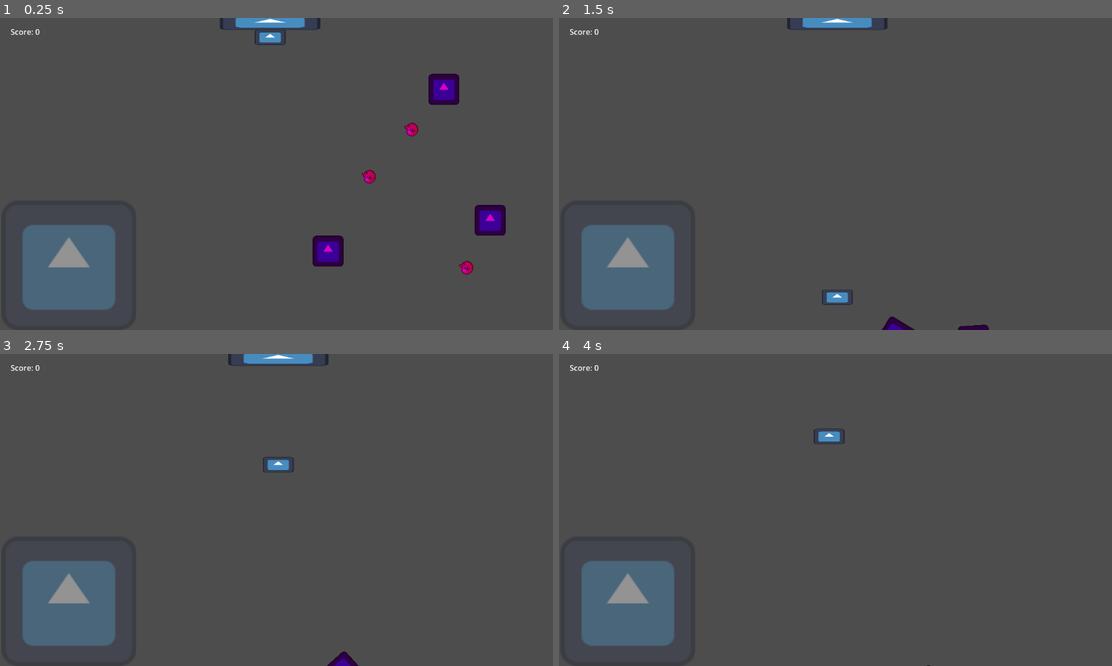
Above: before the commit, frames 1-4 (two rows, left to right).
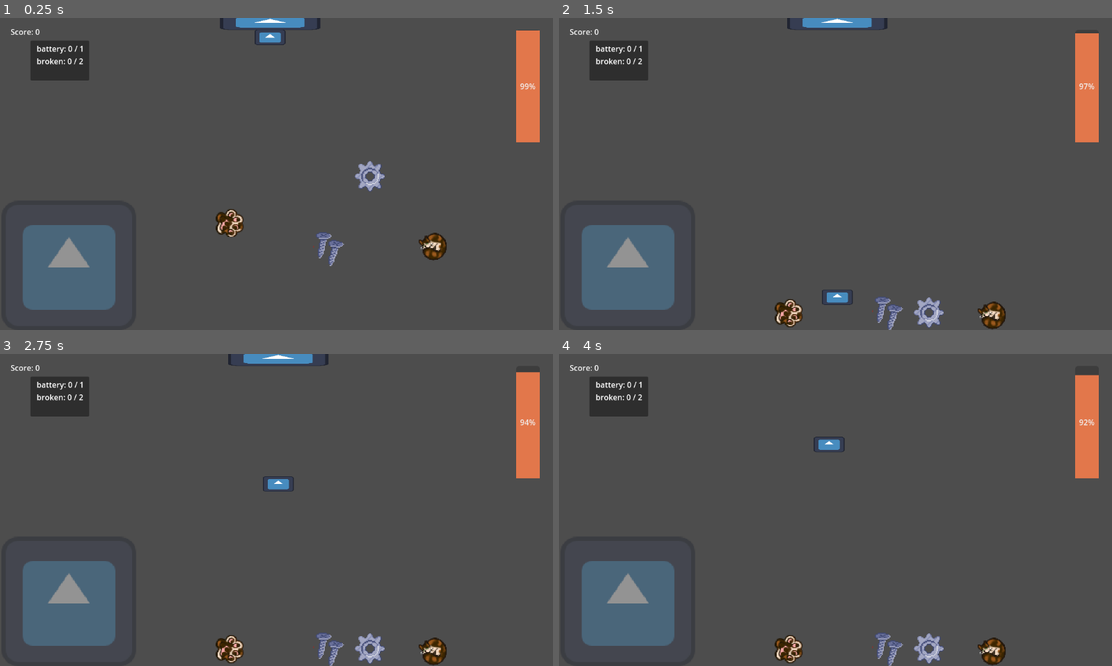
Above: after the commit, the same moments.

Repository: geuresti/mini_jam_214
Game: Godot game, scene res://Scenes/level.tscn
Same seed, same stepped clock (60 frames per second), same inputs: the game is played once before the commit and once after it. The engine's default icon, where the game draws it, is replaced by a stand-in: a white triangle on a blue panel in a dark square.
Inputs (mouse positions are in pixels of both pictures, inside the frame that each line leads up to):
- Up to frame 1 (0.25 s): no input
- Up to frame 2 (1.5 s): move the mouse to (957, 158) at 0.52 s; hold D (right) 0.53-1.28 s; tap Space (activate) at 0.6, 1.35 s; move the mouse to (724, 189) at 1.27 s; hold Down (ui_down) from 1.28 s (still down)
- Up to frame 3 (2.75 s): move the mouse to (331, 441) at 2.02 s; release Down (ui_down) at 2.03 s; hold D (right) from 2.03 s (still down); tap Space (activate) at 2.1 s
- Up to frame 4 (4 s): move the mouse to (807, 572) at 2.77 s; release D (right) at 2.78 s; hold Up (ui_up) 2.78-3.53 s; tap Space (activate) at 2.85, 3.6 s; move the mouse to (1001, 556) at 3.52 s; hold A (left) from 3.53 s (still down)

The runs differ from the first frame. In frame 1, 5.7% of the frame differs, in the area x 5-98%, y 0-83%; in frame 2, 4.2%; in frame 3, 4.4%; in frame 4, 4.2%.

Commit message:
Added Item Types
Item types, UI elements, started game loop logic

Diff:
--- a/Scenes/HUD.tscn
+++ b/Scenes/HUD.tscn
@@ -1,8 +1,12 @@
-[gd_scene load_steps=2 format=3 uid="uid://b58bvdfgl50jo"]
+[gd_scene load_steps=3 format=3 uid="uid://b58bvdfgl50jo"]
 
 [ext_resource type="Script" uid="uid://4iifj00xcf60" path="res://Scripts/hud.gd" id="1_sd512"]
 
-[node name="Hud" type="Control"]
+[sub_resource type="StyleBoxFlat" id="StyleBoxFlat_sd512"]
+bg_color = Color(0.886762, 0.466571, 0.295864, 1)
+corner_detail = 6
+
+[node name="HUD" type="Control"]
 layout_mode = 3
 anchors_preset = 15
 anchor_right = 1.0
@@ -23,3 +27,27 @@
 [node name="Score" type="Label" parent="Top_Row_UI"]
 layout_mode = 2
 text = "Score: 0"
+
+[node name="EnergyBar" type="ProgressBar" parent="."]
+layout_mode = 0
+offset_left = 1018.0
+offset_top = 16.0
+offset_right = 1067.0
+offset_bottom = 249.0
+theme_override_styles/fill = SubResource("StyleBoxFlat_sd512")
+value = 50.0
+fill_mode = 3
+
+[node name="Level_Requirements" type="Panel" parent="."]
+layout_mode = 0
+offset_left = 11.0
+offset_top = 38.0
+offset_right = 133.0
+offset_bottom = 121.0
+
+[node name="Label" type="Label" parent="Level_Requirements"]
+layout_mode = 0
+offset_left = 13.0
+offset_top = 5.0
+offset_right = 109.0
+offset_bottom = 28.0
--- /dev/null
+++ b/Scenes/Items/battery_item.tscn
@@ -0,0 +1,13 @@
+[gd_scene load_steps=3 format=3 uid="uid://c41irqex016gn"]
+
+[ext_resource type="PackedScene" uid="uid://dnbrkwt8mctmj" path="res://Scenes/Items/item.tscn" id="1_7ajt2"]
+[ext_resource type="Texture2D" uid="uid://5ljh3hnq65l" path="res://Assets/Calico_Cat_Paw_Asset_.png" id="2_ahyr3"]
+
+[node name="BatteryItem" instance=ExtResource("1_7ajt2")]
+points = 10
+energy = 10
+item_type = "Battery"
+
+[node name="Sprite2D" parent="." index="0"]
+scale = Vector2(1.9375, 1.9375)
+texture = ExtResource("2_ahyr3")
--- /dev/null
+++ b/Scenes/Items/broken_item.tscn
@@ -0,0 +1,25 @@
+[gd_scene load_steps=5 format=3 uid="uid://d2vahky23k64x"]
+
+[ext_resource type="PackedScene" uid="uid://dnbrkwt8mctmj" path="res://Scenes/Items/item.tscn" id="1_dwfcs"]
+[ext_resource type="Texture2D" uid="uid://cnsvsudusxhpt" path="res://Assets/calico_cat.png" id="2_0ait3"]
+
+[sub_resource type="CircleShape2D" id="CircleShape2D_0ait3"]
+radius = 28.0
+
+[sub_resource type="CircleShape2D" id="CircleShape2D_jsala"]
+radius = 27.0185
+
+[node name="BrokenItem" instance=ExtResource("1_dwfcs")]
+energy = -15
+item_type = "Broken"
+
+[node name="Sprite2D" parent="." index="0"]
+position = Vector2(-1, 1)
+scale = Vector2(2, 2)
+texture = ExtResource("2_0ait3")
+
+[node name="CollisionShape2D" parent="GrabBox" index="0"]
+shape = SubResource("CircleShape2D_0ait3")
+
+[node name="PhysicsCollisionShape" parent="." index="2"]
+shape = SubResource("CircleShape2D_jsala")
--- a/Scenes/gear_item.tscn
+++ b/Scenes/Items/gear_item.tscn
@@ -1,7 +1,7 @@
 [gd_scene load_steps=5 format=3 uid="uid://wodfkh32yxag"]
 
-[ext_resource type="PackedScene" uid="uid://dnbrkwt8mctmj" path="res://Scenes/item.tscn" id="1_koha3"]
-[ext_resource type="Texture2D" uid="uid://53ibaldn4x5" path="res://Assets/orange_cat.png" id="2_6ga5c"]
+[ext_resource type="PackedScene" uid="uid://dnbrkwt8mctmj" path="res://Scenes/Items/item.tscn" id="1_koha3"]
+[ext_resource type="Texture2D" uid="uid://24bv2iksrdfi" path="res://Assets/sprites.png" id="2_ud8qy"]
 
 [sub_resource type="CircleShape2D" id="CircleShape2D_6ga5c"]
 radius = 32.9848
@@ -11,10 +11,13 @@
 
 [node name="GearItem" instance=ExtResource("1_koha3")]
 points = 10
-sprite_texture = ExtResource("2_6ga5c")
+item_type = "Gear"
 
 [node name="Sprite2D" parent="." index="0"]
-scale = Vector2(1, 1)
+scale = Vector2(2, 2)
+texture = ExtResource("2_ud8qy")
+hframes = 8
+vframes = 11
 
 [node name="CollisionShape2D" parent="GrabBox" index="0"]
 shape = SubResource("CircleShape2D_6ga5c")
--- a/Scenes/item.tscn
+++ b/Scenes/Items/item.tscn
@@ -13,7 +13,6 @@
 script = ExtResource("1_76mu4")
 
 [node name="Sprite2D" type="Sprite2D" parent="."]
-self_modulate = Color(0.835715, 0.000358863, 0.791746, 1)
 scale = Vector2(0.5, 0.5)
 texture = ExtResource("1_ys0gr")
 
--- /dev/null
+++ b/Scenes/Items/screw_item.tscn
@@ -0,0 +1,15 @@
+[gd_scene load_steps=3 format=3 uid="uid://cvlqnpsx4cevk"]
+
+[ext_resource type="PackedScene" uid="uid://dnbrkwt8mctmj" path="res://Scenes/Items/item.tscn" id="1_m3dlb"]
+[ext_resource type="Texture2D" uid="uid://24bv2iksrdfi" path="res://Assets/sprites.png" id="2_7ubyo"]
+
+[node name="ScrewItem" instance=ExtResource("1_m3dlb")]
+points = 15
+item_type = "Screw"
+
+[node name="Sprite2D" parent="." index="0"]
+scale = Vector2(2, 2)
+texture = ExtResource("2_7ubyo")
+hframes = 8
+vframes = 10
+frame = 2
--- a/Scenes/level.gd
+++ b/Scenes/level.gd
@@ -1,7 +1,39 @@
 extends Node2D
 
 @onready var floor = $Floor
+@onready var HUD = $HUD
+
+# Testing platform manipulation
+#func _ready() -> void:
+#	await get_tree().create_timer(1).timeout
+#	floor.rotate(0.43)
+
+# How many items will fill the claw machine at minium
+var MIN_ITEMS_SPAWN = 8
+
+# How many items are required to pass the level
+# (this will scale based on Globals.level value)
+var min_required_items = 3
+
+var items = ["screw", "battery", "gear", "broken"]
+
+var required_items = {
+	"screw": 0,
+	"battery": 0,
+	"gear": 0,
+	"broken": 0
+}
 
 func _ready() -> void:
-	await get_tree().create_timer(1).timeout
-	floor.rotate(0.43)
+	generate_level_requirements()
+
+# Generate a random set of required items to beat the level
+func generate_level_requirements() -> void:
+	for i in min_required_items:
+		required_items[items.pick_random()] += 1
+
+	# Update Globals var
+	Globals.required_level_items = required_items
+
+	# Tell HUD to update the requirements label
+	HUD.update_requirements_list(required_items)
--- a/Scenes/level.tscn
+++ b/Scenes/level.tscn
@@ -1,11 +1,13 @@
-[gd_scene load_steps=9 format=3 uid="uid://kuvp1brhjfkm"]
+[gd_scene load_steps=11 format=3 uid="uid://kuvp1brhjfkm"]
 
 [ext_resource type="Script" uid="uid://c1xrkjgck5agu" path="res://Scenes/level.gd" id="1_0f350"]
 [ext_resource type="PackedScene" uid="uid://ufh13opu64v3" path="res://Scenes/claw.tscn" id="1_tumq0"]
 [ext_resource type="PackedScene" uid="uid://b58bvdfgl50jo" path="res://Scenes/HUD.tscn" id="1_wqkje"]
-[ext_resource type="PackedScene" uid="uid://dnbrkwt8mctmj" path="res://Scenes/item.tscn" id="2_k5f4k"]
 [ext_resource type="PackedScene" uid="uid://oo8fgpx34kmi" path="res://Scenes/bucket.tscn" id="3_6phgx"]
-[ext_resource type="PackedScene" uid="uid://wodfkh32yxag" path="res://Scenes/gear_item.tscn" id="3_81xng"]
+[ext_resource type="PackedScene" uid="uid://wodfkh32yxag" path="res://Scenes/Items/gear_item.tscn" id="3_81xng"]
+[ext_resource type="PackedScene" uid="uid://c41irqex016gn" path="res://Scenes/Items/battery_item.tscn" id="6_754fn"]
+[ext_resource type="PackedScene" uid="uid://d2vahky23k64x" path="res://Scenes/Items/broken_item.tscn" id="7_bvt00"]
+[ext_resource type="PackedScene" uid="uid://cvlqnpsx4cevk" path="res://Scenes/Items/screw_item.tscn" id="8_oqgf2"]
 
 [sub_resource type="RectangleShape2D" id="RectangleShape2D_k5f4k"]
 size = Vector2(1154, 20)
@@ -16,7 +18,7 @@
 [node name="Level" type="Node2D"]
 script = ExtResource("1_0f350")
 
-[node name="Hud" parent="." instance=ExtResource("1_wqkje")]
+[node name="HUD" parent="." instance=ExtResource("1_wqkje")]
 anchors_preset = 0
 anchor_right = 0.0
 anchor_bottom = 0.0
@@ -36,23 +38,21 @@
 
 [node name="ItemManager" type="Node2D" parent="."]
 
-[node name="Item" parent="ItemManager" instance=ExtResource("2_k5f4k")]
-position = Vector2(680, 456)
-
-[node name="Item2" parent="ItemManager" instance=ExtResource("2_k5f4k")]
-position = Vector2(1016, 392)
-
-[node name="Item3" parent="ItemManager" instance=ExtResource("2_k5f4k")]
-position = Vector2(920, 120)
-
 [node name="GearItem" parent="ItemManager" instance=ExtResource("3_81xng")]
 position = Vector2(765, 302)
+item_type = "gear"
 
-[node name="GearItem2" parent="ItemManager" instance=ExtResource("3_81xng")]
-position = Vector2(853, 204)
+[node name="BatteryItem" parent="ItemManager" instance=ExtResource("6_754fn")]
+position = Vector2(476, 398)
+item_type = "battery"
 
-[node name="GearItem3" parent="ItemManager" instance=ExtResource("3_81xng")]
-position = Vector2(967, 491)
+[node name="BrokenItem" parent="ItemManager" instance=ExtResource("7_bvt00")]
+position = Vector2(899, 447)
+item_type = "broken"
+
+[node name="ScrewItem" parent="ItemManager" instance=ExtResource("8_oqgf2")]
+position = Vector2(681, 451)
+item_type = "screw"
 
 [node name="Floor" type="StaticBody2D" parent="."]
 position = Vector2(576, 655)
--- a/Scripts/globals.gd
+++ b/Scripts/globals.gd
@@ -7,14 +7,43 @@
 # The currently held item
 var grabbed_item : RigidBody2D
 
-# Player's score
+var energy
+
 var points = 0
 var score_label = null
 
-func update_player_score(value: int) -> void:
-	points += value
+var HUD
+var level = 1
+var required_level_items
+var current_captured_items = {
+	"screw": 0,
+	"battery": 0,
+	"gear": 0,
+	"broken": 0
+}
+
+# Update player energy, score, score label, items captured
+func player_captured_item(points_value: int, energy_value: int, item_type: String) -> void:
+	points += points_value
+	energy += energy_value
 	if score_label:
 		score_label.text = "Score: %d" % points
+
+	current_captured_items[item_type] += 1
+
+	# Update HUD to show new values
+	HUD.update_requirements_list(required_level_items)
+
+	# Check if the level is complete
+	if check_if_level_complete():
+		print("Transition to next level")
+
+# Check if the player has captured all the required items
+func check_if_level_complete() -> bool:
+	for item in required_level_items:
+		if current_captured_items[item] != required_level_items[item]:
+			return false
+	return true
 
 # Attach the grabbed item to the pin joint to allow it to swing while held
 func attach_pin_joint(node: Node2D) -> void:
--- a/Scripts/hud.gd
+++ b/Scripts/hud.gd
@@ -1,7 +1,29 @@
 extends Control
 
 @onready var score_label = $Top_Row_UI/Score
+@onready var energy_bar = $EnergyBar
+@onready var requirements_label = $Level_Requirements/Label
 
-# Allow the score_label to be accessed from Globals
+# How fast the player loses energy
+var DRAIN_RATE = 2
+
 func _ready() -> void:
+	# Set Globals variables
+	Globals.HUD = self
 	Globals.score_label = score_label
+	Globals.energy = 100
+	energy_bar.value = Globals.energy
+
+# Update energy bar
+func _process(delta: float) -> void:
+	Globals.energy -= max(DRAIN_RATE * delta, 0.0)
+	energy_bar.value = Globals.energy
+
+# Update the label to read in the format "Item: 0/2"
+func update_requirements_list(requirements_dict) -> void:
+	var requirements_text = ""
+	for key in requirements_dict:
+		var value = requirements_dict[key]
+		if value > 0:
+			requirements_text += str(key) + ": " + str(Globals.current_captured_items[key]) + " / " + str(value) + "\n"
+	requirements_label.text = requirements_text
--- a/Scripts/item.gd
+++ b/Scripts/item.gd
@@ -5,13 +5,12 @@
 
 # This variables will vary by sub class (Ex: gear, screw, etc.)
 @export var points = 5
-@export var sprite_texture : Texture2D = preload("res://Assets/icon.svg")
+@export var energy = 0
+#@export var sprite_texture : Texture2D = preload("res://Assets/icon.svg")
+@export var item_type = "Item"
 
 var is_grabbed : bool = false
 var follow_claw : bool = false
-
-# Set texture on ready to allow for subclassed items to choose their own sprite
-func _ready() -> void: $Sprite2D.texture = sprite_texture
 
 # Follow the claw as it retracts upwards after a grab
 func _process(_delta: float) -> void:
@@ -42,5 +41,5 @@
 
 # Triggered when an item makes it into the bucket (this is called by bucket.gd)
 func captured() -> void:
-	Globals.update_player_score(points)
+	Globals.player_captured_item(points, energy, item_type)
 	queue_free()
--- a/project.godot
+++ b/project.godot
@@ -42,3 +42,7 @@
 "events": [Object(InputEventKey,"resource_local_to_scene":false,"resource_name":"","device":0,"window_id":0,"alt_presse …(189 unchanged characters)…
 ]
 }
+
+[rendering]
+
+textures/canvas_textures/default_texture_filter=0
Binary file added: Assets/Calico_Cat_Paw_Asset_.png
Not shown, added: Assets/Calico_Cat_Paw_Asset_.png.import
Binary file added: Assets/Orange_Cat_Paw_Asset.png
Not shown, added: Assets/Orange_Cat_Paw_Asset.png.import
Binary file added: Assets/calico_cat.png
Not shown, added: Assets/calico_cat.png.import
Binary file added: Assets/sprites.png
Not shown, added: Assets/sprites.png.import
